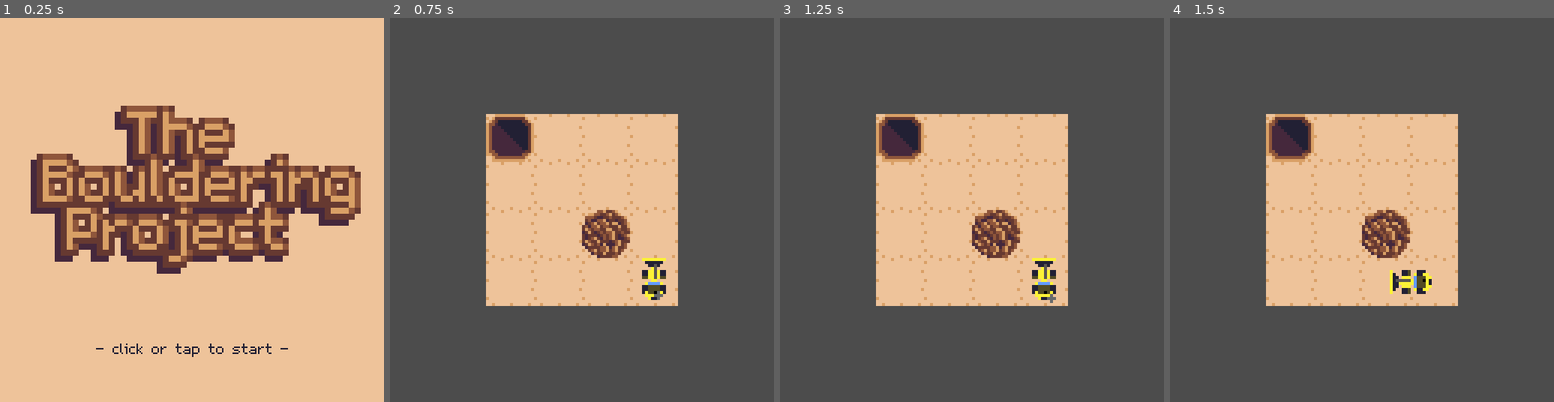
Above: before the commit, frames 1-4 (left to right).
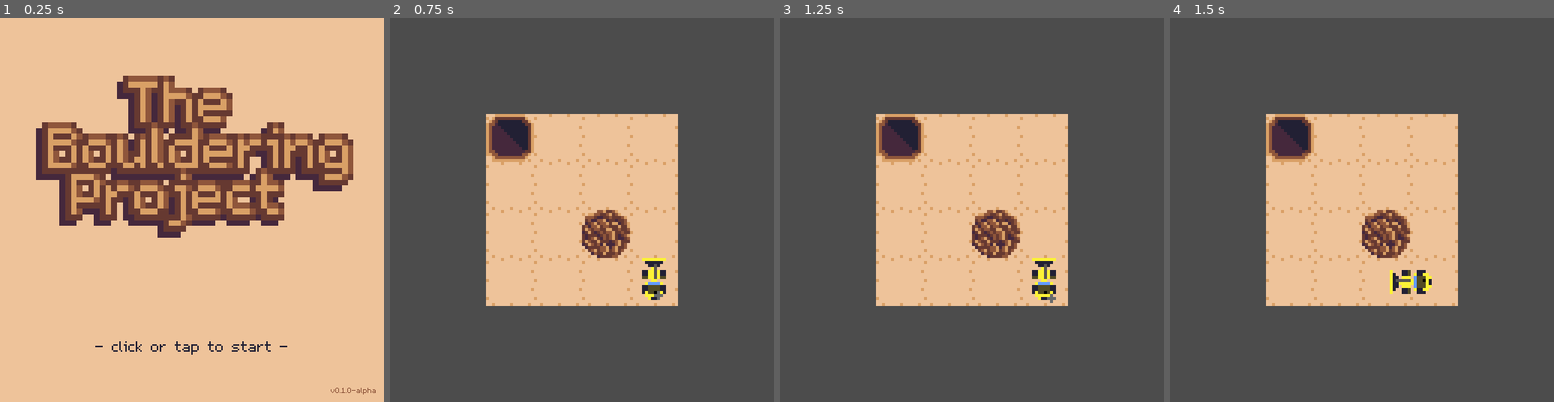
Above: after the commit, the same moments.

Repository: aludvik/Bouldering
Game: Godot game, scene res://main_menu/MainMenu.tscn
The game is run twice, just before and just after one commit, with the same random seed, the same clock (stepped at 60 frames per second) and the same inputs.
Inputs (mouse positions are in pixels of both pictures, inside the frame that each line leads up to):
- Up to frame 1 (0.25 s): no input
- Up to frame 2 (0.75 s): tap Enter at 0.5 s; move the mouse to (666, 190) at 0.52 s; click (666, 190) at 0.67 s
- Up to frame 3 (1.25 s): no input
- Up to frame 4 (1.5 s): move the mouse to (1285, 229) at 1.27 s; click (1285, 229) at 1.42 s

The runs differ from the first frame. In frame 1, 26% of the frame differs, in the area x 8-98%, y 15-99%; in frame 2, nothing differs; in frame 3, nothing differs; in frame 4, nothing differs.

Commit message:
Add version tag to main menu

Diff:
--- a/main_menu/MainMenu.tscn
+++ b/main_menu/MainMenu.tscn
@@ -6,6 +6,9 @@
 
 [sub_resource type="DynamicFont" id=1]
 size = 32
+font_data = ExtResource( 1 )
+
+[sub_resource type="DynamicFont" id=2]
 font_data = ExtResource( 1 )
 
 [node name="Control" type="Control"]
@@ -25,33 +28,46 @@
 }
 
 [node name="MarginContainer" type="MarginContainer" parent="."]
-anchor_left = 0.00101924
-anchor_right = 1.00102
+anchor_right = 1.0
 anchor_bottom = 1.0
-custom_constants/margin_top = 60
-custom_constants/margin_bottom = 60
+custom_constants/margin_right = 10
+custom_constants/margin_top = 10
+custom_constants/margin_left = 10
+custom_constants/margin_bottom = 10
 __meta__ = {
 "_edit_use_anchors_": false
 }
 
 [node name="VBoxContainer" type="VBoxContainer" parent="MarginContainer"]
-margin_top = 60.0
-margin_right = 512.0
-margin_bottom = 452.0
+margin_left = 10.0
+margin_top = 10.0
+margin_right = 502.0
+margin_bottom = 502.0
+custom_constants/separation = 40
 alignment = 1
 
-[node name="TextureRect" type="TextureRect" parent="MarginContainer/VBoxContainer"]
-margin_right = 512.0
-margin_bottom = 362.0
+[node name="Logo" type="TextureRect" parent="MarginContainer/VBoxContainer"]
+margin_right = 492.0
+margin_bottom = 373.0
 size_flags_vertical = 3
 texture = ExtResource( 2 )
 stretch_mode = 6
 
-[node name="Label" type="Label" parent="MarginContainer/VBoxContainer"]
-margin_top = 366.0
-margin_right = 512.0
-margin_bottom = 392.0
+[node name="Start" type="Label" parent="MarginContainer/VBoxContainer"]
+margin_top = 413.0
+margin_right = 492.0
+margin_bottom = 439.0
+size_flags_vertical = 0
 custom_fonts/font = SubResource( 1 )
 custom_colors/font_color = Color( 0.133333, 0.12549, 0.203922, 1 )
 text = "- click or tap to start -"
 align = 1
+
+[node name="Version" type="Label" parent="MarginContainer/VBoxContainer"]
+margin_top = 479.0
+margin_right = 492.0
+margin_bottom = 492.0
+custom_fonts/font = SubResource( 2 )
+custom_colors/font_color = Color( 0.560784, 0.337255, 0.231373, 1 )
+text = "v0.1.0-alpha"
+align = 2
Not shown: 1 places in main_menu/MainMenu.tscn that only renumber resources
